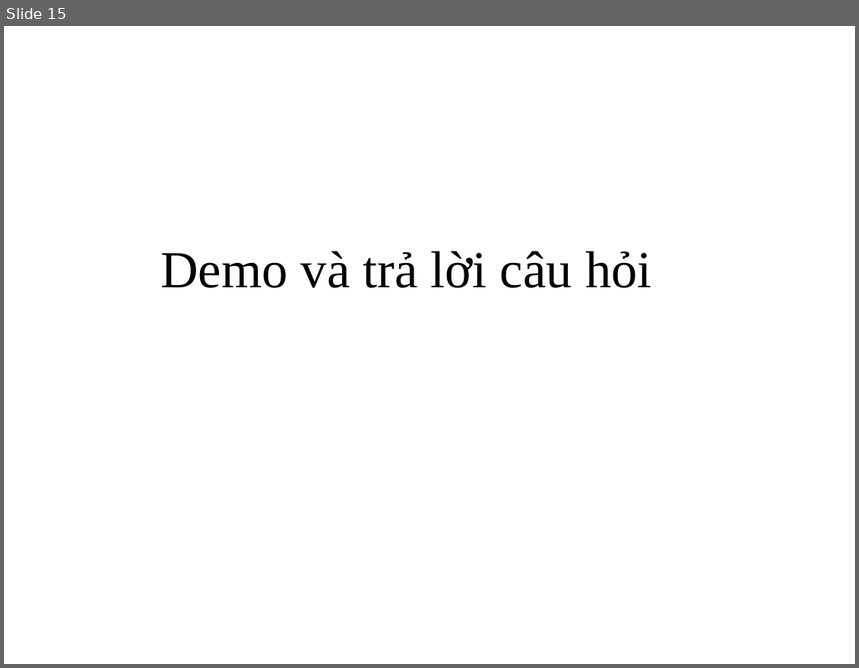
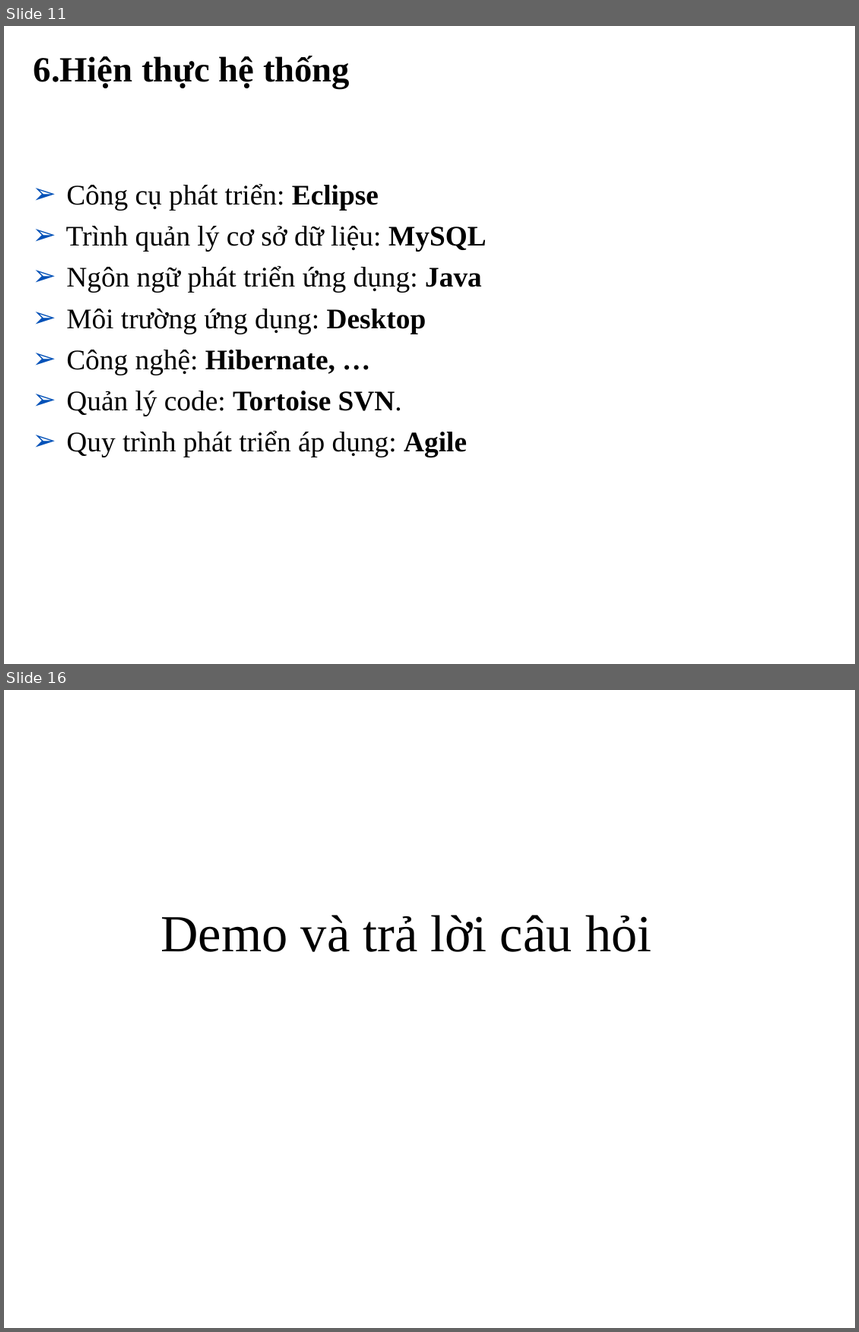
Before and after one commit to tiendv/detaitotnghiep, a slide deck: Report/Slide Baove/Final_slide.ppt. Shown one above the other, each under a label of ours: slide 15 before the commit, slides 11 and 16 after it; the slides between them are not shown. The pictures are 859x668 and 859x1332 pixels, drawn with LibreOffice and Linux fonts; fonts in the diff are those of the drawing; background and template pictures are left out. Boxes give left, top, right and bottom in pixels: in the first picture for what was removed or moved away, otherwise in the second. Text is boxed around its words. In the diff, an @@ line names an element or a change of style, - is before the commit and + after.

```diff
--- a/Report/Slide Baove/Final_slide.ppt
+++ b/Report/Slide Baove/Final_slide.ppt
@@ slide 11 added at (x1=4, y1=26, x2=855, y2=664), background #FFFFFF @@
@@ title added at (x1=34, y1=56, x2=350, y2=89), 30 pt, text #000000, bold @@
+6.Hiện thực hệ thống
@@ text added at (x1=66, y1=184, x2=487, y2=457), 24 pt, text #000000 @@
+➢ Công cụ phát triển: Eclipse
+➢ Trình quản lý cơ sở dữ liệu: MySQL
+➢ Ngôn ngữ phát triển ứng dụng: Java
+➢ Môi trường ứng dụng: Desktop
+➢ Công nghệ: Hibernate, …
+➢ Quản lý code: Tortoise SVN.
+➢ Quy trình phát triển áp dụng: Agile
@@ rectangle added at (x1=4, y1=622, x2=649, y2=648), fill #FFFFFF, outline #FFFFFF 0.74 pt @@
@@ what was slide 15 is now slide 16 @@
```
Also in this commit, not shown: 12 slides changed.
